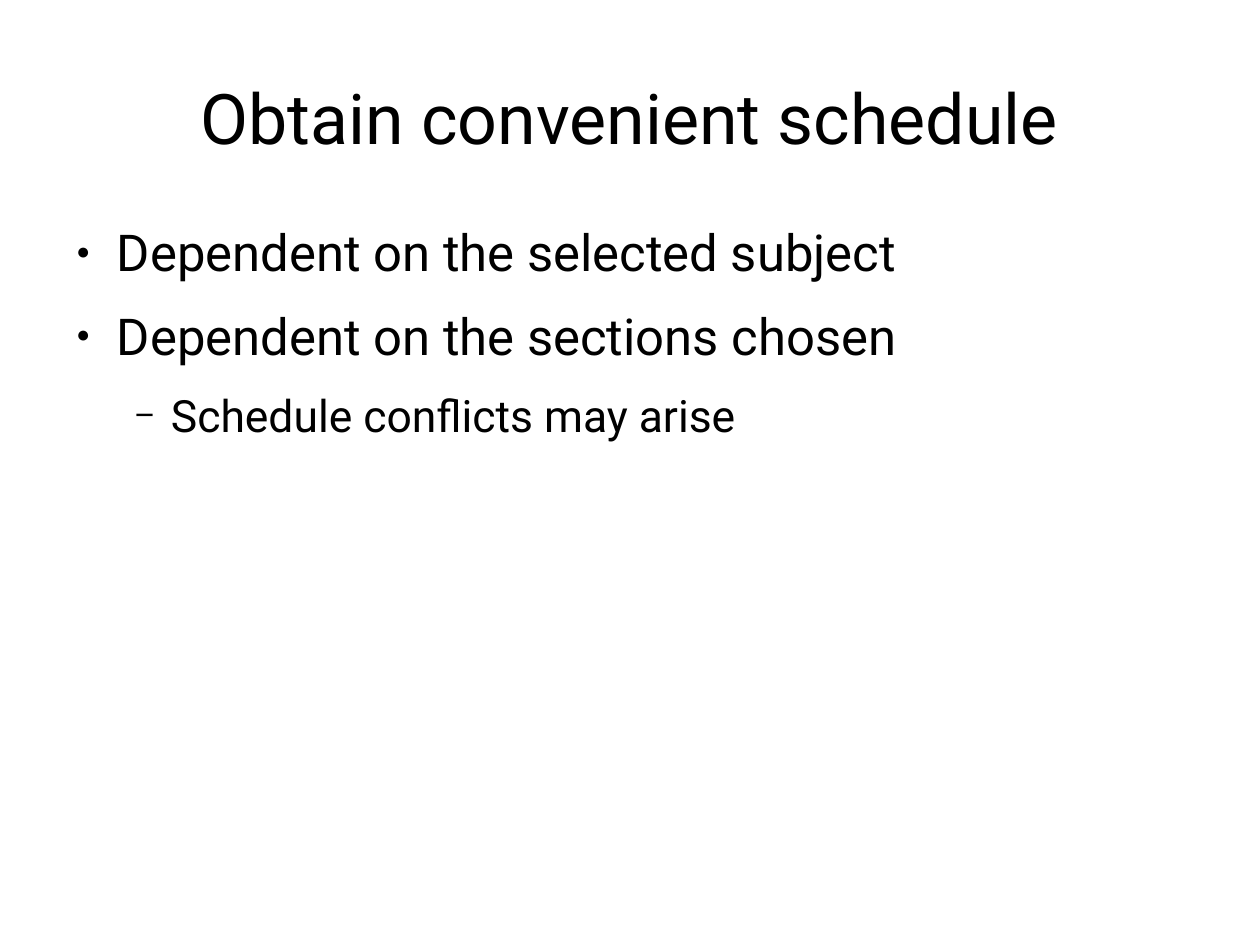
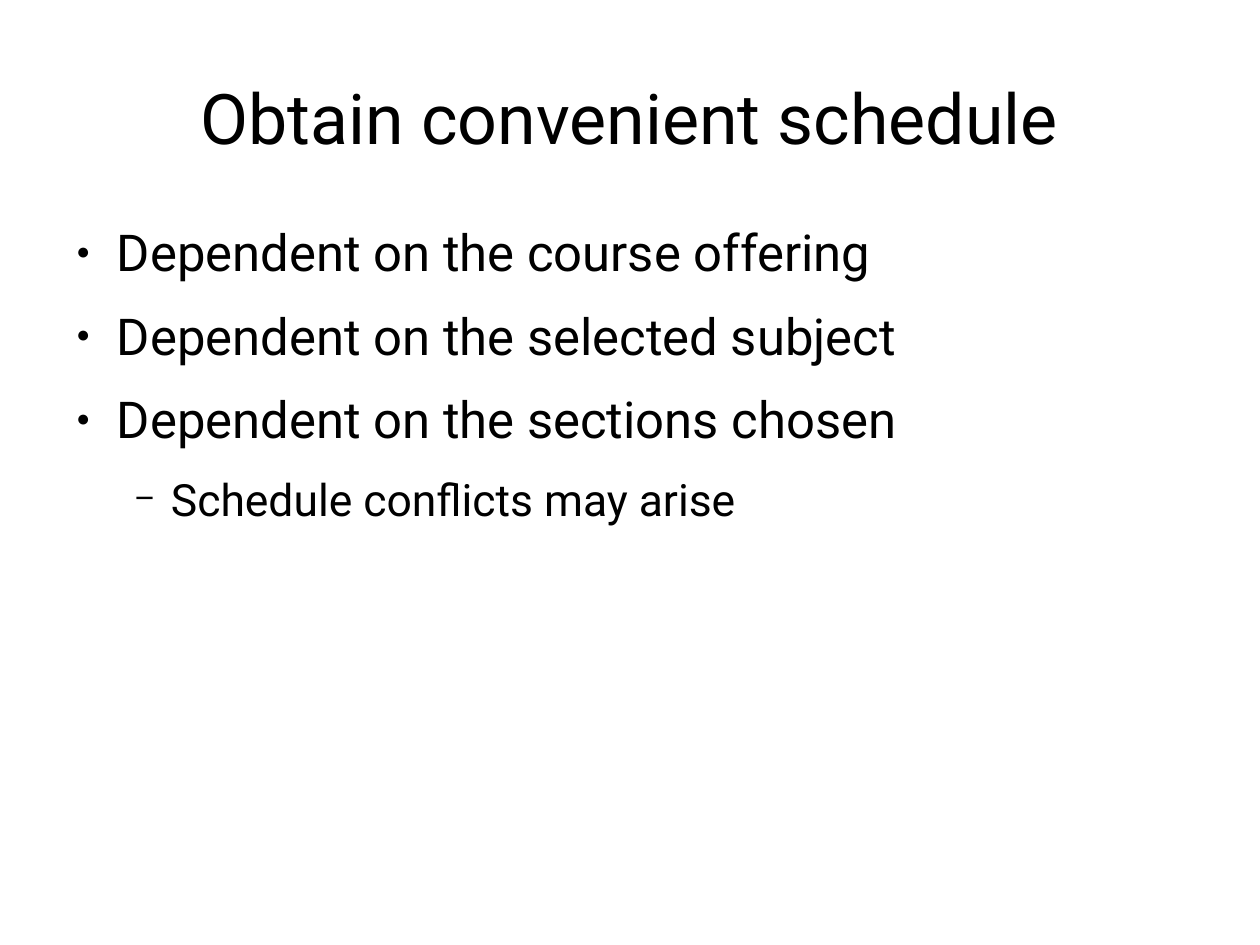
Before and after one commit to jachermocilla/jach-homepage, a slide deck: slide 5 of seminar-2008.odp (slide 4 before the commit). Drawn at 1260x945 pixels with LibreOffice and Linux fonts; fonts in the diff are those of the drawing. Boxes give left, top, right and bottom in pixels: in the first picture for what was removed or moved away, otherwise in the second. Text is boxed around its words. In the diff, an @@ line names an element or a change of style, - is before the commit and + after.

```diff
--- a/seminar-2008.odp
+++ b/seminar-2008.odp
@@ text at box(117, 232, 871, 282): paragraph added @@
+● Dependent on the course offering
```
Also in this commit, not shown: 2 other slides changed, 25 slides added, 1 other file.
